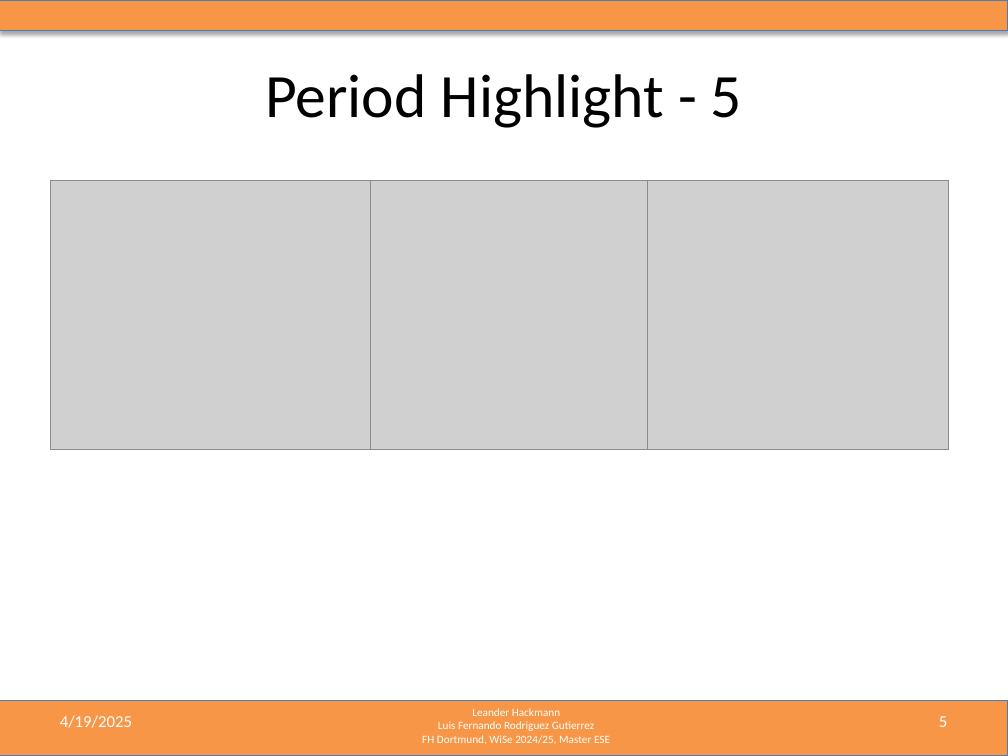
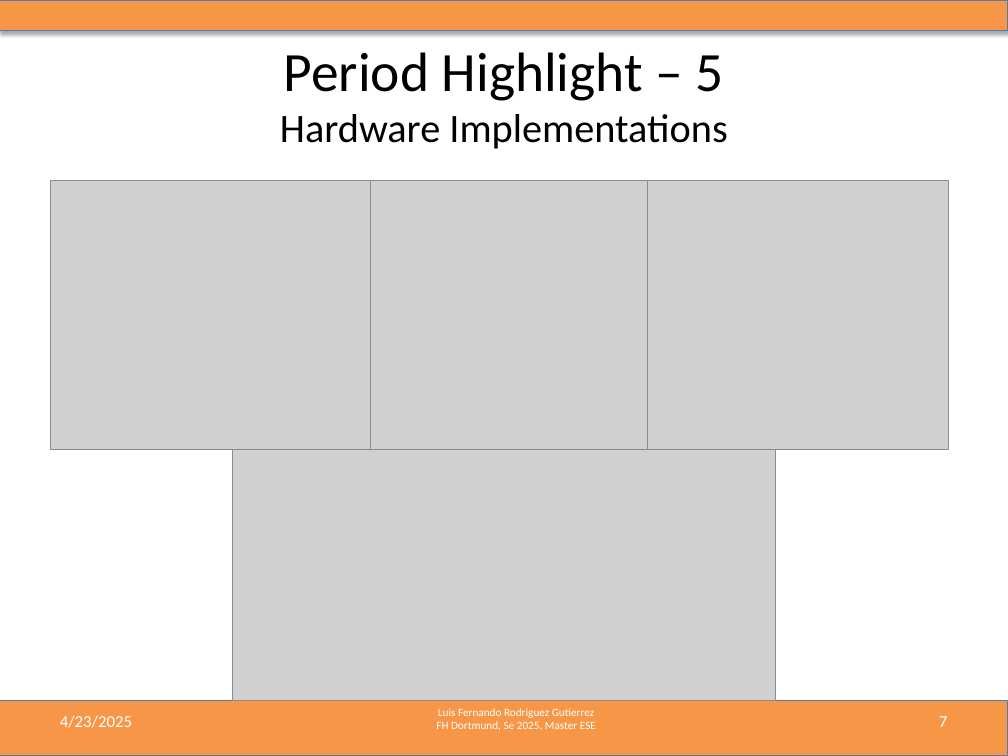
Before and after one commit to LF-RoGu/ResearchProject, a slide deck: slide 7 of 06_PresentationUpdates/mmWave_Radar_Presentation.pptx (slide 5 before the commit). Drawn at 1008x756 pixels with LibreOffice and Linux fonts; fonts in the diff are those of the drawing; grey boxes stand for pictures. Boxes give left, top, right and bottom in pixels: in the first picture for what was removed or moved away, otherwise in the second. Text is boxed around its words. In the diff, an @@ line names an element or a change of style, - is before the commit and + after.

```diff
--- a/06_PresentationUpdates/mmWave_Radar_Presentation.pptx
+++ b/06_PresentationUpdates/mmWave_Radar_Presentation.pptx
@@ title at <box>280,52,727,149</box>: text changed; size 44 to 28.8 pt @@
-Period Highlight - 5
+Period Highlight – 5
+Hardware Implementations
@@ picture added at <box>232,450,775,701</box> @@
@@ text at <box>60,715,132,728</box>: text changed @@
-4/19/2025
+4/23/2025
@@ text at <box>472,708,560,716</box>: paragraph removed @@
-Leander Hackmann
@@ page number at <box>939,716,947,727</box>: text changed @@
-5
+7
@@ text at <box>436,721,596,730</box>: text changed @@
-FH Dortmund, WiSe 2024/25, Master ESE
+FH Dortmund, Se 2025, Master ESE
```
Also in this commit, not shown: 7 other slides changed, 2 slides added, 2 other files.
